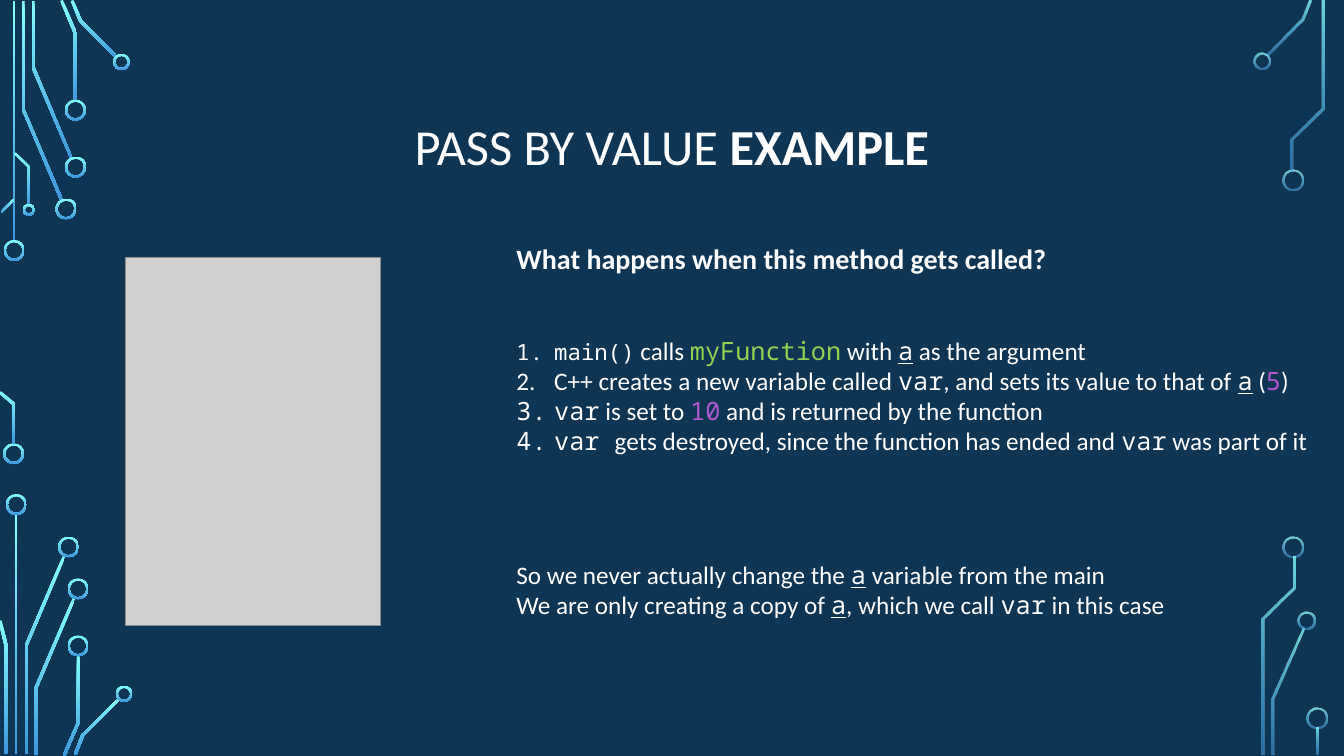
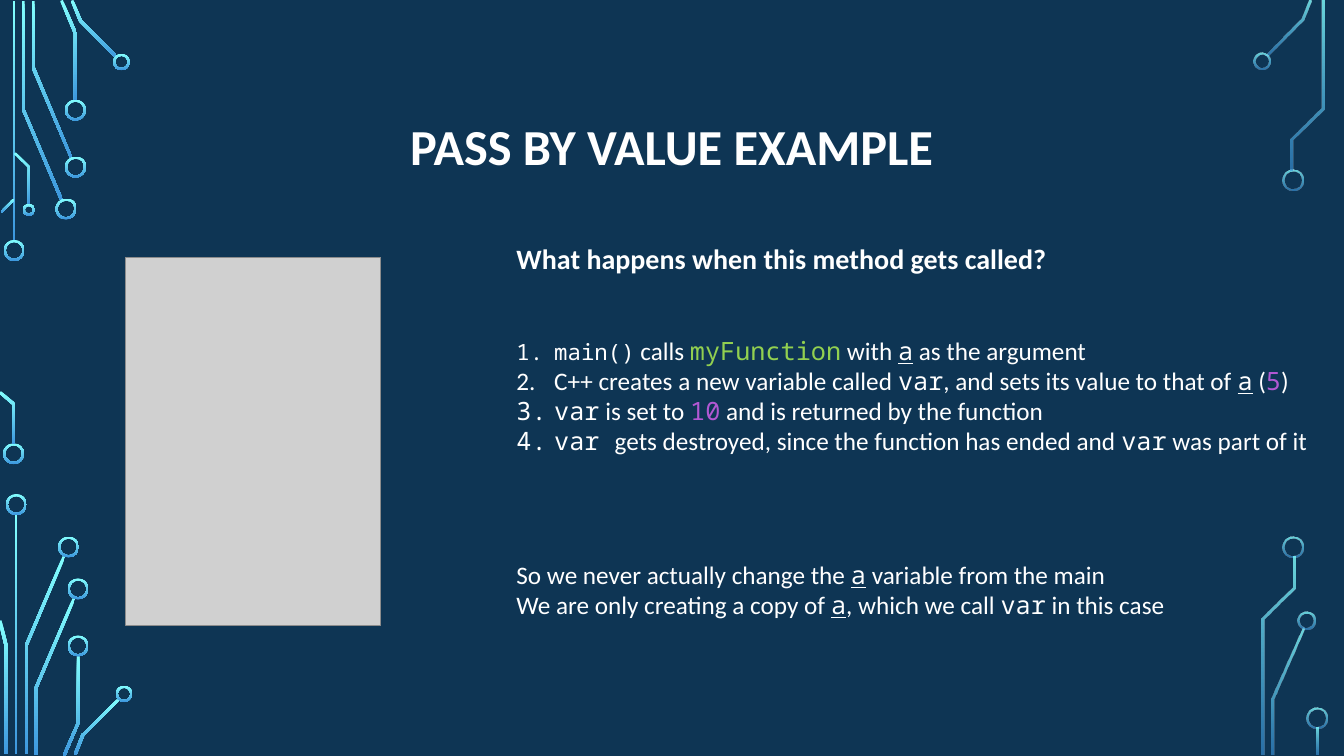
Before and after one commit to psypdt/ZIS_C-_Summer_Course_2019, a slide deck: slide 32 of Day_2/Day_2.pptx (slide 31 before the commit). Drawn at 1344x756 pixels with LibreOffice and Linux fonts; fonts in the diff are those of the drawing; grey boxes stand for pictures; background and template pictures are left out. Boxes give left, top, right and bottom in pixels: in the first picture for what was removed or moved away, otherwise in the second. Text is boxed around its words. In the diff, an @@ line names an element or a change of style, - is before the commit and + after.

```diff
--- a/Day_2/Day_2.pptx
+++ b/Day_2/Day_2.pptx
@@ title "PASS BY VALUE EXAMPLE" at bbox=[410, 132, 933, 166]: bold on in "PASS BY VALUE" @@
```
Also in this commit, not shown: 13 other slides changed, 1 slide added.
